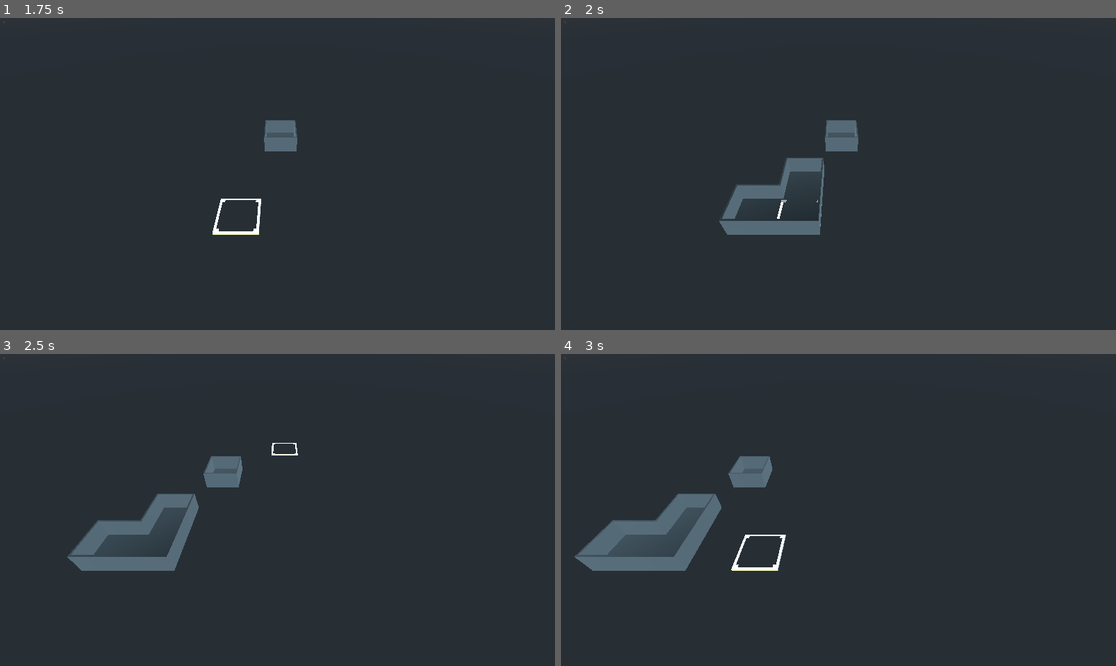
Above: before the commit, frames 1-4 (two rows, left to right).
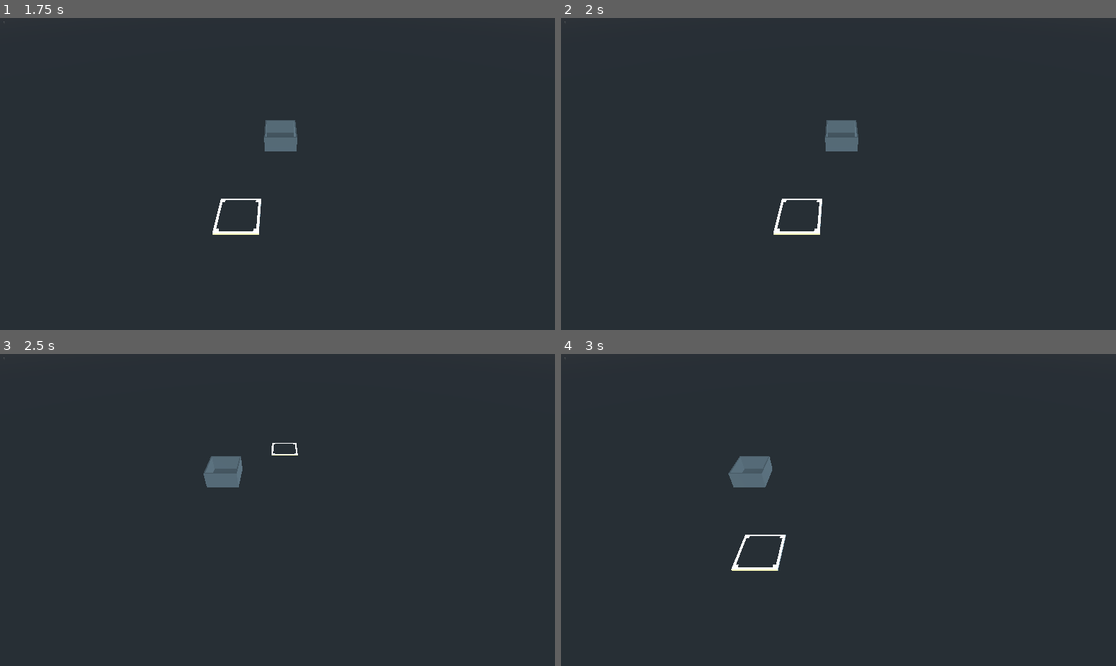
Above: after the commit, the same moments.

Repository: newnoiseworks/TowerStory
Game: Godot game, scene res://Scenes/building/building.tscn
Same seed, same stepped clock (60 frames per second), same inputs: the game is played once before the commit and once after it.
Inputs (mouse positions are in pixels of both pictures, inside the frame that each line leads up to):
- Up to frame 1 (1.75 s): tap Enter at 0.5 s; move the mouse to (399, 158) at 0.52 s; press the mouse at (399, 158) at 0.53 s; hold D (move_right) 0.53-1.25 s; release the mouse at (399, 158) at 1.25 s; drag from (166, 189) to (249, 236) at 1.27 s
- Up to frame 2 (2 s): no input
- Up to frame 3 (2.5 s): move the mouse to (333, 441) at 2.02 s; press the mouse at (333, 441) at 2.03 s; hold D (move_right) from 2.03 s (still down); right-click (333, 441) at 2.1 s
- Up to frame 4 (3 s): release D (move_right) at 2.75 s; release the mouse at (894, 441) at 2.75 s; drag from (810, 572) to (672, 463) at 2.77 s

Frame 1 is identical in both runs. In frame 2, 1.8% of the frame differs, in the area x 28-48%, y 44-70%; in frame 3, 2.9%; in frame 4, 3.9%, in the area x 2-29%, y 44-70%.
Error before the commit: Invalid get index '6' (on base: 'Dictionary'). (res://scenes/floor/floor.gd:104)

Commit message:
only allows adjacent pieces when click / dragging

Diff:
--- a/Scenes/building/building.gd
+++ b/Scenes/building/building.gd
@@ -15,7 +15,6 @@
 var _is_main_button_pressed: bool = false
 
 var current_floor_idx = 1
-
 
 
 # Pass a mock input object for testing
@@ -81,6 +80,18 @@
 		current_floor.remove_floor_piece_at(target)
 
 
+func _on_select_move(mouse_position: Vector3):
+	mouse_position.y = mouse_select.global_transform.origin.y
+
+	var adjustment = mouse_position - mouse_select.global_transform.origin
+
+	adjustment.x = _closest_multiple_of(int(adjustment.x))
+	adjustment.z = _closest_multiple_of(int(adjustment.z))
+
+	if adjustment != Vector3.ZERO:
+		mouse_select.translate_object_local(adjustment)
+
+
 # TODO: This code should most likely be pushed into floor.gd
 func _add_pieces_as_needed(target):
 	if (current_floor_idx > 1 and current_floor._get_piece_count() == 0):
@@ -92,18 +103,30 @@
 		current_floor.add_floor_piece_at(target)
 		return
 
-	current_floor.add_floor_piece_at(_main_button_press_target)
-
 	var greaterx = _main_button_press_target if _main_button_press_target.x > target.x else target
 	var lesserx = target if greaterx == _main_button_press_target else _main_button_press_target
 	var greaterz = _main_button_press_target if _main_button_press_target.z > target.z else target
 	var lesserz = target if greaterz == _main_button_press_target else _main_button_press_target
 
+	_add_multiple_pieces_if_adjacent(lesserx, greaterx, lesserz, greaterz)
+
+
+func _add_multiple_pieces_if_adjacent(lesserx, greaterx, lesserz, greaterz):
+	var has_adjacent_piece = false
+
 	for x in range(lesserx.x, greaterx.x + TowerGlobals.TILE_MULTIPLE, TowerGlobals.TILE_MULTIPLE):
 		for z in range(lesserz.z, greaterz.z + TowerGlobals.TILE_MULTIPLE, TowerGlobals.TILE_MULTIPLE):
-			if x == _main_button_press_target.x and z == _main_button_press_target.z:
-				continue
+			if current_floor._can_add_floor_piece_at(x, z):
+				has_adjacent_piece = true
+				break
 
+		if has_adjacent_piece:
+			break
+
+	if !has_adjacent_piece: return
+
+	for x in range(lesserx.x, greaterx.x + TowerGlobals.TILE_MULTIPLE, TowerGlobals.TILE_MULTIPLE):
+		for z in range(lesserz.z, greaterz.z + TowerGlobals.TILE_MULTIPLE, TowerGlobals.TILE_MULTIPLE):
 			current_floor.add_floor_piece_at(Vector3(
 				x, 0, z
 			), true)
@@ -113,16 +136,6 @@
 			current_floor._add_wall_to_piece_at_edges(x, z)
 			current_floor._add_edges_to_surrounding_pieces(x, z)
 
-func _on_select_move(mouse_position: Vector3):
-	mouse_position.y = mouse_select.global_transform.origin.y
-
-	var adjustment = mouse_position - mouse_select.global_transform.origin
-
-	adjustment.x = _closest_multiple_of(int(adjustment.x))
-	adjustment.z = _closest_multiple_of(int(adjustment.z))
-
-	if adjustment != Vector3.ZERO:
-		mouse_select.translate_object_local(adjustment)
 
 func _create_new_current_floor():
 	var new_floor_container = Spatial.new()
--- a/Scenes/building/test_building.gd
+++ b/Scenes/building/test_building.gd
@@ -1,5 +1,8 @@
 extends GutTest
 
+# TODO: This file feels split between integration / unit tests (or is just integration) -- need to separate and distinguish in filename
+
+# TODO: Make this globally accessible to the test suite somehow
 class MockInput:
 	var _pressed = []
 	var _released = []
@@ -173,6 +176,10 @@
 		assert_not_null(current_floor.floor_data[4][0], "Piece set at right spot")
 		assert_not_null(current_floor.floor_data[4][2], "Piece set at right spot")
 		assert_not_null(current_floor.floor_data[4][4], "Piece set at right spot")
+
+
+
+
 
 
 class Test__unhandled_input:
@@ -607,3 +614,105 @@
 			Vector3(2, 0, 2),
 			"Can add a piece if floor underneath doesnt have one and this is not the first piece being added to the second floor"
 		)
+
+
+# TODO: Move below into floor.gd
+class Test__add_pieces_as_needed:
+	extends GutTest
+
+	var test_building
+	var input
+
+	func before_each():
+		var prototype_script = load("res://scenes/building/building.tscn")
+		test_building = prototype_script.instance()
+		input = MockInput.new()
+		test_building._set_input(input)
+		add_child_autofree(test_building)
+
+
+	func test_cant_add_non_contiguous_group_to_existing_group():
+		# First, make a block in the center
+		test_building._on_floor_input_event(
+			null,
+			InputEventMouseMotion.new(),
+			Vector3(
+				2.076785, 0.100007, 0.179358
+			),
+			null,
+			null
+		)
+
+		gut.simulate(test_building, 2, 2)
+
+		input.press("main_button")
+
+		test_building._on_floor_input_event(
+			null,
+			InputEventMouseButton.new(),
+			Vector3(
+				2.076785, 0.100007, 0.179358
+			),
+			null,
+			null
+		)
+
+		input.release("main_button")
+
+		test_building._on_floor_input_event(
+			null,
+			InputEventMouseButton.new(),
+			Vector3(
+				2.076785, 0.100007, 0.179358
+			),
+			null,
+			null
+		)
+
+		gut.simulate(test_building, 2, 2)
+
+		# Second, attempt to make 2x2 block off center -- shouldn't allow
+		var current_floor = test_building.get_node("floors/floor1")
+		var orig_children_count = current_floor.get_child_count()
+
+		input._test_mouse_input_event(
+			test_building,
+			InputEventMouseMotion.new(),
+			Vector3(
+				12.076785, 0.100007, 0.179358
+			)
+		)
+
+		input.press("main_button")
+
+		input._test_mouse_input_event(
+			test_building,
+			InputEventMouseButton.new(),
+			Vector3(
+				12.076785, 0.100007, 0.179358
+			)
+		)
+
+		gut.simulate(test_building, 2, 2)
+
+		input._test_mouse_input_event(
+			test_building,
+			InputEventMouseMotion.new(),
+			Vector3(
+				14.076785, 0.100007, 4.179358
+			)
+		)
+
+		input.release("main_button")
+
+		input._test_mouse_input_event(
+			test_building,
+			InputEventMouseButton.new(),
+			Vector3(
+				14.076785, 0.100007, 4.179358
+			)
+		)
+
+		gut.simulate(test_building, 2, 2)
+
+		assert_eq(current_floor.get_child_count(), orig_children_count, "No extra children have been added when not contiguous")
